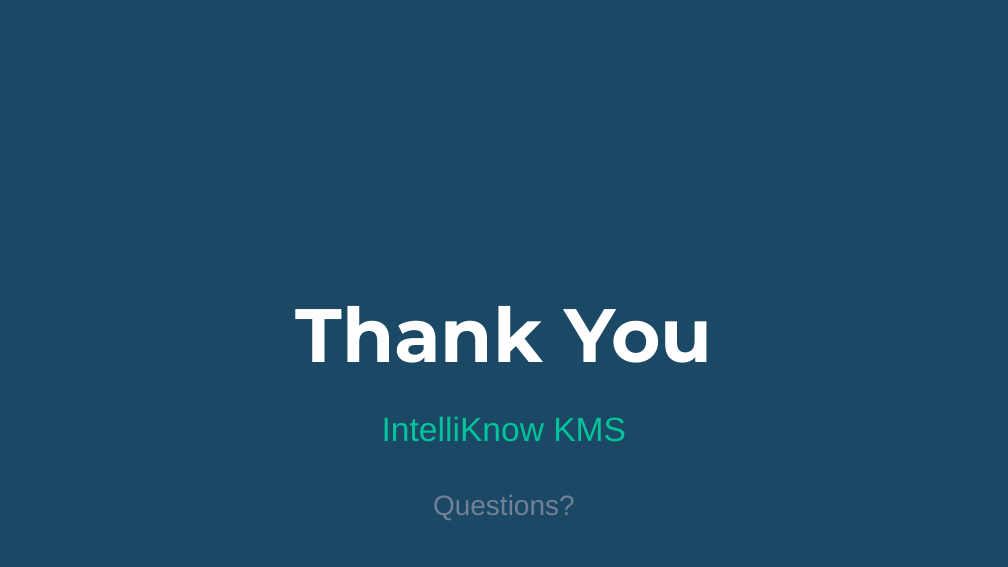
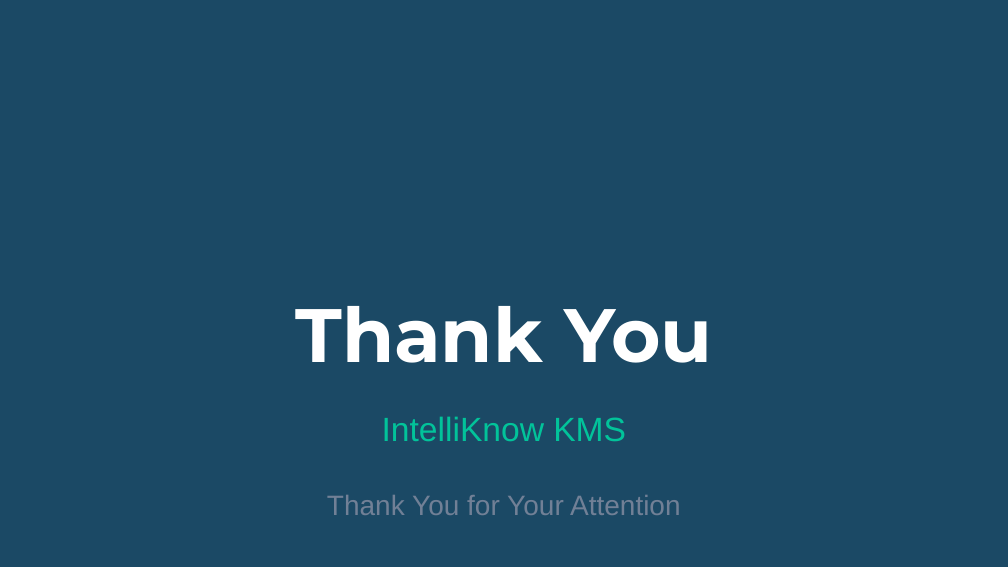
Before and after one commit to SamaelChen/kms, a slide deck: slide 9 of presentation/IntelliKnow_KMS_Introduction.pptx. Drawn at 1008x567 pixels with LibreOffice and Linux fonts; fonts in the diff are those of the drawing. Boxes give left, top, right and bottom in pixels: in the first picture for what was removed or moved away, otherwise in the second. Text is boxed around its words. In the diff, an @@ line names an element or a change of style, - is before the commit and + after.

Commit message:
feat: update presentation - remove questions from last slide
- Changed last slide text from 'Questions?' to 'Thank You for Your Attention'
- Updated create_deck.js source file
- Regenerated IntelliKnow_KMS_Introduction.pptx

```diff
--- a/presentation/IntelliKnow_KMS_Introduction.pptx
+++ b/presentation/IntelliKnow_KMS_Introduction.pptx
@@ text at bbox=[327, 495, 681, 515]: text changed @@
-Questions?
+Thank You for Your Attention
```
Also in this commit, not shown: 1 other file.
